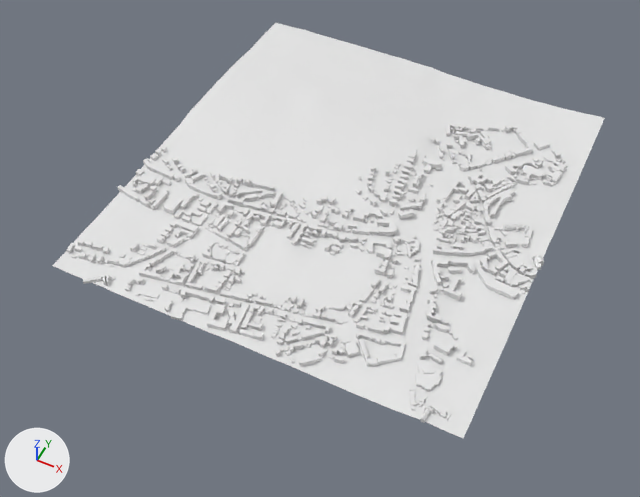
One commit to the Blender file simplified_osna.blend: the scene before it, then after it.
Camera for both pictures: a 50 mm lens placed at (924.0, -2089.0, 2228.0), pointed at (-7.0, -226.0, -101.0). Every picture has the same lights, and +X, +Y and +Z are marked at lower left. Materials are left out; every surface is plain grey.

Objects in the first picture: 'Terrain', 'map.osm_buildings'.
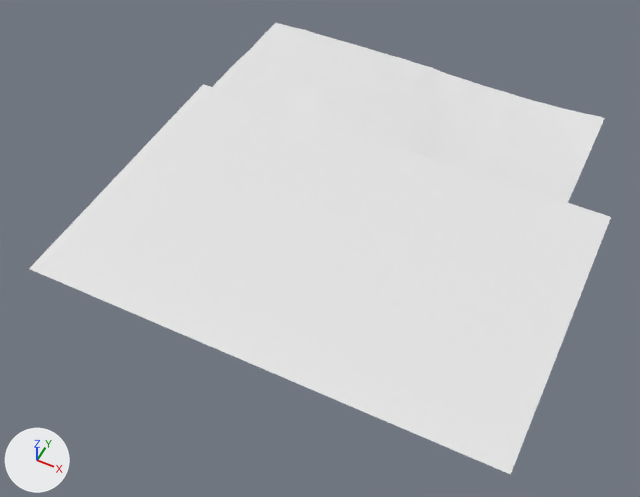
The change, as a list of edits to the scene's bpy script:
```text
Add me_plane:
    me_plane.from_pydata([(-1.0, -1.0, 0.0), (1.0, -1.0, 0.0), (-1.0, 1.0, 0.0), (1.0, 1.0, 0.0)], [], [(0, 1, 3, 2)])
Change ob_map_osm_buildings:
    add ob_map_osm_buildings.hide_set(True)
Add ob_plane:
    ob_plane = bpy.data.objects.new('Plane', me_plane)
    ob_plane.location = (62.0, -308.0, 47.0)
    ob_plane.scale = (811.0, 535.0, 329.0)
```

Location of each change, (x1, y1, x2, y2) in pixels of the pictures (640 x 497 px):
'Plane', added: after (29, 84, 611, 475)
'map.osm_buildings', hidden: before (67, 124, 568, 423)
'Terrain', unchanged, covered by the edit: before (52, 23, 605, 438); after (213, 23, 605, 203)
